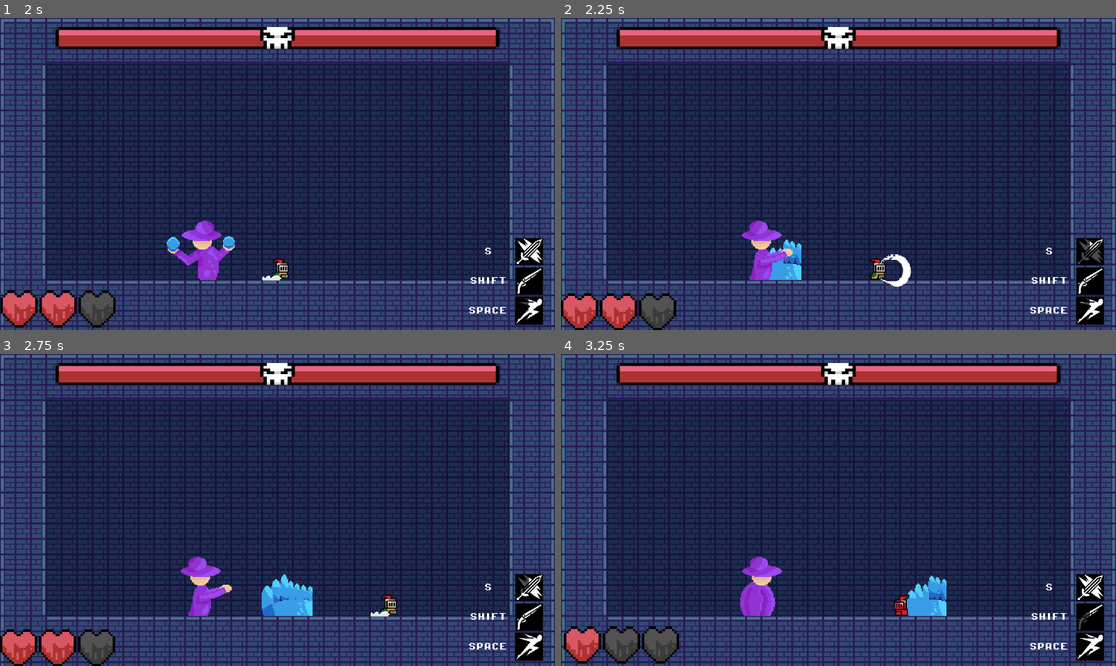
Above: before the commit, frames 1-4 (two rows, left to right).
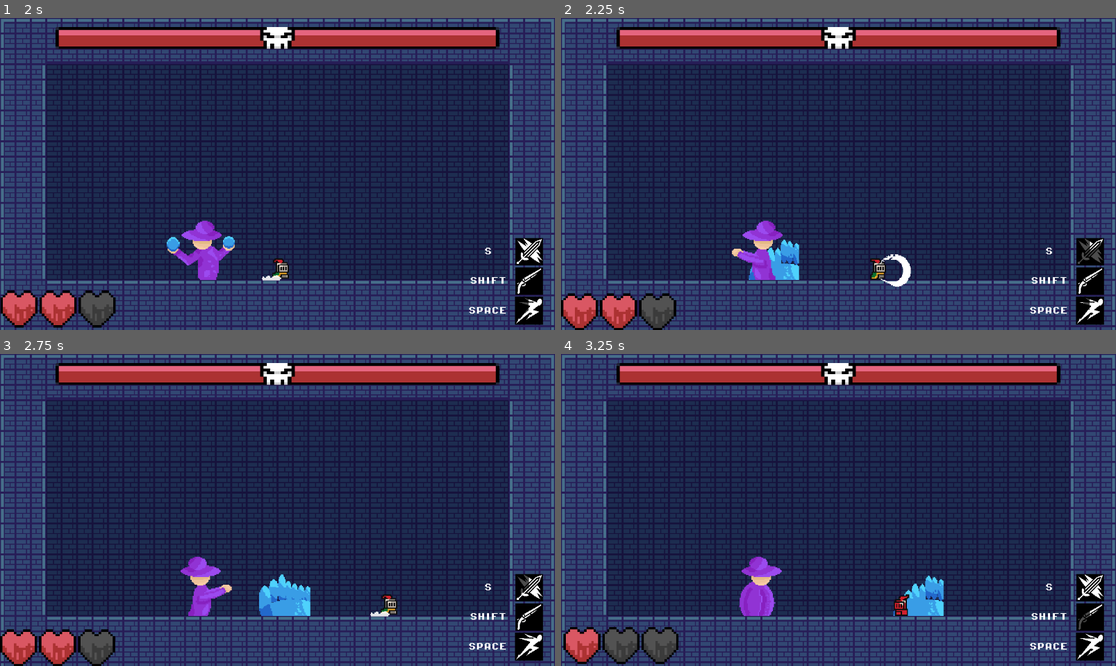
Above: after the commit, the same moments.

Repository: PjotrNik/shefjam
Game: Godot game, scene res://scenes/start_page.tscn
The game is run twice, just before and just after one commit, with the same random seed, the same clock (stepped at 60 frames per second) and the same inputs.
Inputs:
- Up to frame 1 (2 s): click "Start" at 0.5 s; hold D (move_right) from 1.28 s (still down); tap Space (dash) at 1.35 s; tap W (jump) at 1.52 s
- Up to frame 2 (2.25 s): keep holding D (move_right); tap S (melee_attack) at 2.1 s
- Up to frame 3 (2.75 s): keep holding D (move_right); tap W (jump) at 2.27 s
- Up to frame 4 (3.25 s): release D (move_right) at 2.78 s; hold A (move_left) from 2.78 s (still down); tap Shift (ranged_attack) at 2.85 s

Frame 1 is identical in both runs. In frame 2, 0.9% of the frame differs, in the area x 30-44%, y 64-84%; in frame 3, 0.4%; in frame 4, 0.8%.

Commit message:
Added new actions for boss

Diff:
--- a/boss.tscn
+++ b/boss.tscn
@@ -13,6 +13,7 @@
 [ext_resource type="Script" uid="uid://drw05to0u7pus" path="res://scripts/Boss_Lob.gd" id="7_kvofc"]
 [ext_resource type="Script" uid="uid://cg4u21bhfrmcv" path="res://scripts/Boss_Shockwave.gd" id="8_ef0k6"]
 [ext_resource type="Script" uid="uid://cn4uekyo6ta6x" path="res://boss_health_manager.gd" id="10_kles1"]
+[ext_resource type="Script" uid="uid://dncbp1hk1jc80" path="res://boss_shockwave_phase_2.gd" id="13_km2bi"]
 
 [sub_resource type="CapsuleShape2D" id="CapsuleShape2D_ef0k6"]
 radius = 38.0
@@ -106,6 +107,7 @@
 
 [node name="Boss_Jump" type="Node" parent="State_Machine"]
 script = ExtResource("6_we8h1")
+speed = 0.6
 
 [node name="Boss_Lob" type="Node" parent="State_Machine"]
 script = ExtResource("7_kvofc")
@@ -127,6 +129,15 @@
 one_shot = true
 
 [node name="delay" type="Timer" parent="State_Machine/Boss_Shockwave"]
+one_shot = true
+
+[node name="Boss_shockwave_phase2" type="Node" parent="State_Machine"]
+script = ExtResource("13_km2bi")
+
+[node name="windup" type="Timer" parent="State_Machine/Boss_shockwave_phase2"]
+one_shot = true
+
+[node name="delay" type="Timer" parent="State_Machine/Boss_shockwave_phase2"]
 one_shot = true
 
 [node name="Attack Slash" type="Node2D" parent="."]
@@ -158,6 +169,8 @@
 [connection signal="timeout" from="State_Machine/Boss_Lob/delay" to="State_Machine/Boss_Lob" method="_on_delay_timeout"]
 [connection signal="timeout" from="State_Machine/Boss_Shockwave/windup" to="State_Machine/Boss_Shockwave" method="_on_windup_timeout"]
 [connection signal="timeout" from="State_Machine/Boss_Shockwave/delay" to="State_Machine/Boss_Shockwave" method="_on_delay_timeout"]
+[connection signal="timeout" from="State_Machine/Boss_shockwave_phase2/windup" to="State_Machine/Boss_shockwave_phase2" method="_on_windup_timeout"]
+[connection signal="timeout" from="State_Machine/Boss_shockwave_phase2/delay" to="State_Machine/Boss_shockwave_phase2" method="_on_delay_timeout"]
 [connection signal="damage_taken" from="HealthManager" to="." method="_on_health_manager_damage_taken"]
 [connection signal="health_depleted" from="HealthManager" to="." method="_on_health_manager_health_depleted"]
 [connection signal="timeout" from="HealthManager/FlashTimer" to="." method="_on_timer_timeout"]
--- /dev/null
+++ b/boss_shockwave_phase_2.gd
@@ -0,0 +1,42 @@
+extends State
+class_name Boss_Shockwave_Phase2
+var slash = preload("res://scenes/slash_attack.tscn")
+var wave = preload("res://scenes/shockwave.tscn")
+
+func Exit():
+	pass
+
+func Enter():
+	print ("Sending out shockwave")
+	$windup.start()
+	$"../../AnimatedSprite2D".play("windup_shock")
+
+func Update(_delta: float):
+	pass
+
+func Physics_Update(_delta: float):
+	pass
+
+func _on_windup_timeout():
+
+	var player_distance = get_tree().get_first_node_in_group("Player").position.x - $"../..".position.x
+	if player_distance > 0:
+		$"../..".direction = 1
+	else:
+		$"../..".direction = -1
+
+	for i in range(1,3):
+		var instance = slash.instantiate()
+		var shock = wave.instantiate()
+		$"../../shockwave".add_child(shock)
+		if $"../..".direction == -1:
+			shock.direction_right = false
+		else:
+			shock.direction_right = true
+		$"../..".direction = $"../..".direction * -1
+
+	$"../../AnimatedSprite2D".play("attack_slash")
+	$delay.start()
+
+func _on_delay_timeout():
+	Transitioned.emit(self, "Boss_Walk")
--- a/scripts/Boss_Walk.gd
+++ b/scripts/Boss_Walk.gd
@@ -32,8 +32,12 @@
 	#Do attack, chance of slash or wave
 	if (abs(player_distance) < 160):
 		var chance = rng.randi_range(0,100)
-		if chance > 40:
+		if chance > 60:
 			Transitioned.emit(self, "Boss_Slash")
+		elif chance > 50:
+			Transitioned.emit(self, "Boss_shockwave_phase2")
+		elif chance > 40:
+			Transitioned.emit(self, "Boss_Jump")
 		else:
 			Transitioned.emit(self, "Boss_Shockwave")
 
--- a/scripts/State_machine.gd
+++ b/scripts/State_machine.gd
@@ -25,7 +25,7 @@
 
 func _physics_process(delta):
 	if current_state:
-		current_state.Update(delta)
+		current_state.Physics_Update(delta)
 
 func on_child_transition(state, new_state_name):
 	if state != current_state:
--- a/scripts/boss_jump.gd
+++ b/scripts/boss_jump.gd
@@ -8,19 +8,28 @@
 var t = 0
 
 func Exit():
-	pass
+	t = 0
 
 func Enter():
 	start_pos = $"../..".global_position
-	top_arc_pos = Vector2(((target_pos.x - start_pos.x) / 2 ), start_pos.y - 600)
+	var rng = RandomNumberGenerator.new()
+	var chance = rng.randi_range(0,100)
+	if chance > 50:
+		target_pos = Vector2(250,250)
+	else:
+		target_pos = Vector2(750,250)
+	top_arc_pos = Vector2((start_pos.x + (target_pos.x - start_pos.x) / 2 ), start_pos.y - 600)
 
 func Update(_delta: float):
 	pass
 
 func Physics_Update(delta: float):
 	if t < 1:
+		print(t)
 		t += delta * speed
 		var q0 = start_pos.lerp(top_arc_pos, t)
 		var q1 = top_arc_pos.lerp(target_pos, t)
 		var r = q0.lerp(q1,t)
-		$"../..".position = r
+		$"../..".global_position = r
+	else:
+		Transitioned.emit(self, "Boss_Walk")
Not shown, added: Sprites/player_melee-Sheet.png.import
Not shown: 1 places in boss.tscn that only renumber resources
Not shown, added: boss_shockwave_phase_2.gd.uid
